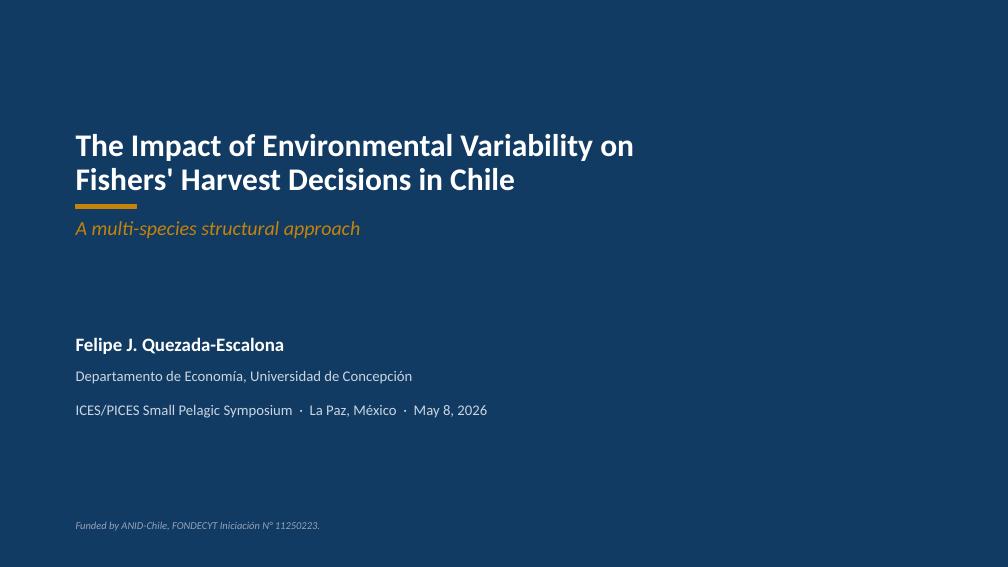
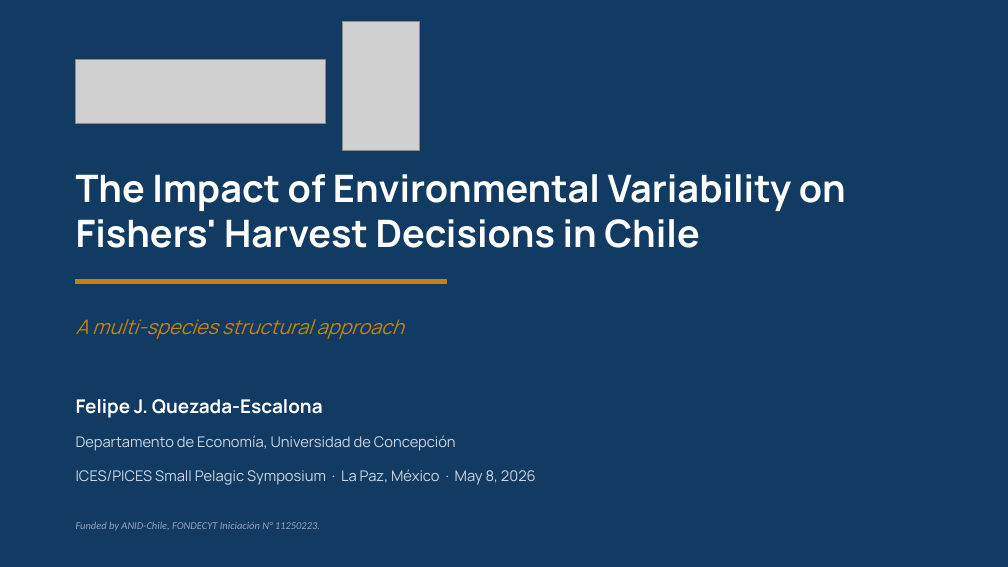
Before and after one commit to fquezadae/Impact-of-Environmental-Variability-on-Harvest, a slide deck: slide 1 of slides/slides_PICES.pptx. Drawn at 1008x567 pixels with LibreOffice and Linux fonts; fonts in the diff are those of the drawing; grey boxes stand for pictures. Boxes give left, top, right and bottom in pixels: in the first picture for what was removed or moved away, otherwise in the second. Text is boxed around its words. In the diff, an @@ line names an element or a change of style, - is before the commit and + after.

```diff
--- a/slides/slides_PICES.pptx
+++ b/slides/slides_PICES.pptx
@@ picture added at [343,22,420,150] @@
@@ picture added at [76,60,325,124] @@
@@ text at [76,174,846,211]: size 30 to 36 pt, font Calibri to Manrope in "The Impact of Environmental Variability on" @@
@@ text "The Impact of Environmental Variability ...": place and size @@
-text "The Impact of Environmental Variability ..." at [76,134,634,161]
+text "The Impact of Environmental Variability ..." at [76,174,846,248]
@@ text removed at [76,168,515,191] @@
-Fishers' Harvest Decisions in Chile
@@ text at [76,219,699,248]: paragraph added @@
+Fishers' Harvest Decisions in Chile
@@ rectangle: place and size @@
-rectangle at [76,204,136,209]
+rectangle at [76,280,446,284]
@@ font Calibri to Manrope in 4 elements at [76,399,323,418], [76,435,456,451], [76,469,536,485], [76,319,403,339] @@
@@ text "A multi-species structural approach": place and size @@
-text "A multi-species structural approach" at [76,221,360,238]
+text "A multi-species structural approach" at [76,319,403,339]
@@ text "Felipe J. Quezada-Escalona": place and size @@
-text "Felipe J. Quezada-Escalona" at [76,337,284,354]
+text "Felipe J. Quezada-Escalona" at [76,399,323,418]
@@ text "Departamento de Economía, Universidad de ...": place and size @@
-text "Departamento de Economía, Universidad de ..." at [76,371,413,384]
+text "Departamento de Economía, Universidad de ..." at [76,435,456,451]
@@ text "ICES/PICES Small Pelagic Symposium · ...": place and size @@
-text "ICES/PICES Small Pelagic Symposium · ..." at [76,405,487,418]
+text "ICES/PICES Small Pelagic Symposium · ..." at [76,469,536,485]
```
Also in this commit, not shown: 9 other slides changed, 2 other files.
